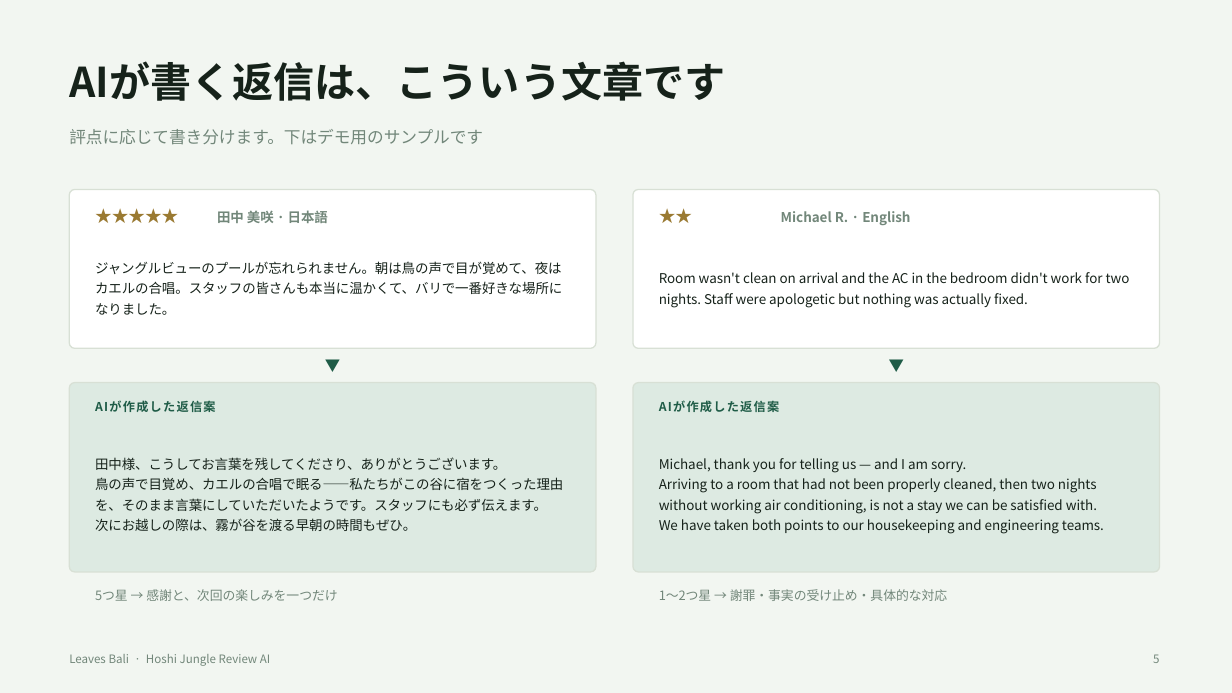
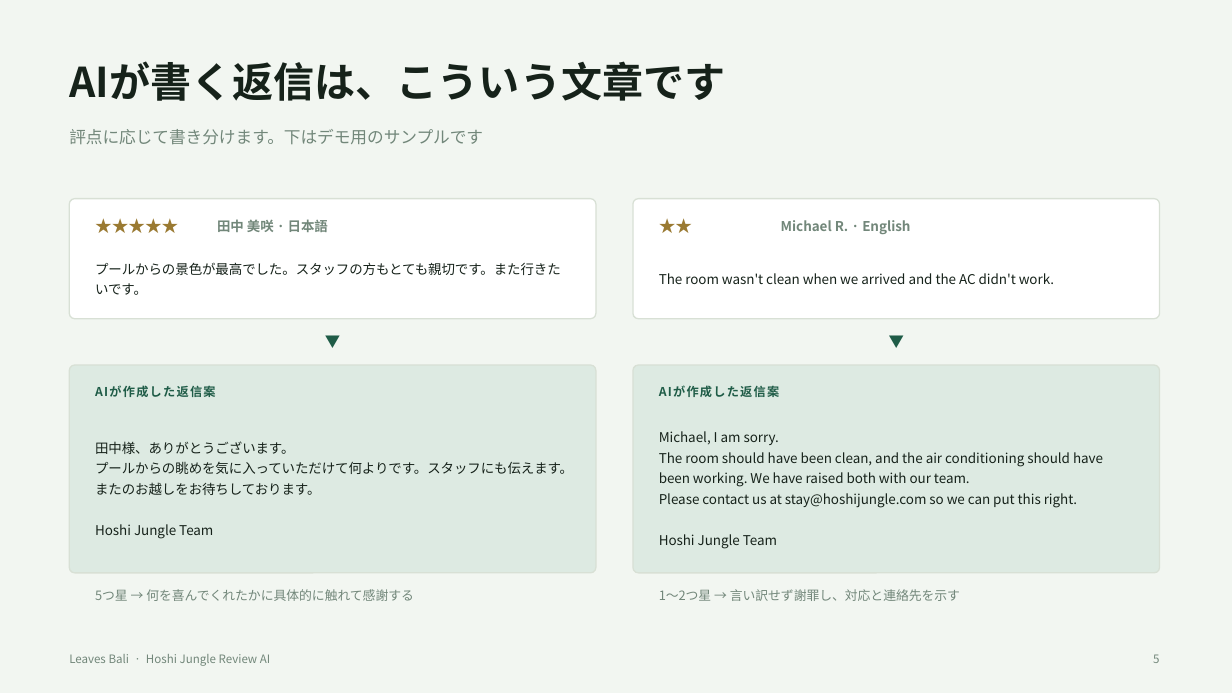
Before and after one commit to leaves-bali/leaves-bali-lp, a slide deck: slide 5 of hoshi-jungle-review-ai/docs/proposal/hoshi-jungle-proposal.pptx. Drawn at 1232x693 pixels with LibreOffice and Linux fonts; fonts in the diff are those of the drawing. Boxes give left, top, right and bottom in pixels: in the first picture for what was removed or moved away, otherwise in the second. Text is boxed around its words. In the diff, an @@ line names an element or a change of style, - is before the commit and + after.

```diff
--- a/hoshi-jungle-review-ai/docs/proposal/hoshi-jungle-proposal.pptx
+++ b/hoshi-jungle-review-ai/docs/proposal/hoshi-jungle-proposal.pptx
@@ rounded rectangle: place and size @@
-rounded rectangle at [69, 189, 596, 348]
+rounded rectangle at [69, 199, 596, 319]
@@ proportions changed in 4 elements at [69, 365, 596, 573], [633, 365, 1160, 573], [69, 199, 596, 319], [633, 199, 1160, 319] @@
@@ rounded rectangle: place and size @@
-rounded rectangle at [633, 189, 1160, 348]
+rounded rectangle at [633, 199, 1160, 319]
@@ 4 texts: place and size @@
-4 texts at [95, 201, 910, 231]
+4 texts at [95, 211, 910, 240]
@@ text at [95, 262, 561, 295]: text changed @@
-ジャングルビューのプールが忘れられません。朝は鳥の声で目が覚めて、夜はカエルの合唱。スタッフの皆さんも本当に温かくて、バリで一番好きな場所になりました。
+プールからの景色が最高でした。スタッフの方もとても親切です。また行きたいです。
@@ text at [659, 273, 1054, 284]: text changed @@
-Room wasn't clean on arrival and the AC in the bedroom didn't work for two nights. Staff were apologetic but nothing was actually fixed.
+The room wasn't clean when we arrived and the AC didn't work.
@@ text "▼": place and size @@
-text "▼" at [305, 351, 360, 379]
+text "▼" at [305, 328, 360, 356]
@@ text "▼": place and size @@
-text "▼" at [869, 351, 924, 379]
+text "▼" at [869, 328, 924, 356]
@@ rounded rectangle: place and size @@
-rounded rectangle at [69, 383, 596, 572]
+rounded rectangle at [69, 365, 596, 573]
@@ text "AIが作成した返信案": place and size @@
-text "AIが作成した返信案" at [95, 400, 216, 412]
+text "AIが作成した返信案" at [95, 385, 216, 397]
@@ rounded rectangle: place and size @@
-rounded rectangle at [633, 383, 1160, 572]
+rounded rectangle at [633, 365, 1160, 573]
@@ text "AIが作成した返信案": place and size @@
-text "AIが作成した返信案" at [659, 400, 780, 412]
+text "AIが作成した返信案" at [659, 385, 780, 397]
@@ text at [95, 441, 573, 539]: text changed @@
-田中様、こうしてお言葉を残してくださり、ありがとうございます。
-鳥の声で目覚め、カエルの合唱で眠る——私たちがこの谷に宿をつくった理由を、そのまま言葉にしていただいたようです。スタッフにも必ず伝えます。
-次にお越しの際は、霧が谷を渡る早朝の時間もぜひ。
+田中様、ありがとうございます。
+プールからの眺めを気に入っていただけて何よりです。スタッフにも伝えます。
+またのお越しをお待ちしております。
+Hoshi Jungle Team
@@ text at [659, 431, 1103, 549]: text changed @@
-Michael, thank you for telling us — and I am sorry.
-Arriving to a room that had not been properly cleaned, then two nights without working air conditioning, is not a stay we can be satisfied with.
-We have taken both points to our housekeeping and engineering teams.
+Michael, I am sorry.
+The room should have been clean, and the air conditioning should have been working. We have raised both with our team.
+Please contact us at stay@hoshijungle.com so we can put this right.
+Hoshi Jungle Team
@@ text at [95, 589, 414, 601]: text changed @@
-5つ星 → 感謝と、次回の楽しみを一つだけ
+5つ星 → 何を喜んでくれたかに具体的に触れて感謝する
@@ text at [659, 589, 960, 601]: text changed @@
-1〜2つ星 → 謝罪・事実の受け止め・具体的な対応
+1〜2つ星 → 言い訳せず謝罪し、対応と連絡先を示す
```
Also in this commit, not shown: 1 other slide changed, 5 other files.
